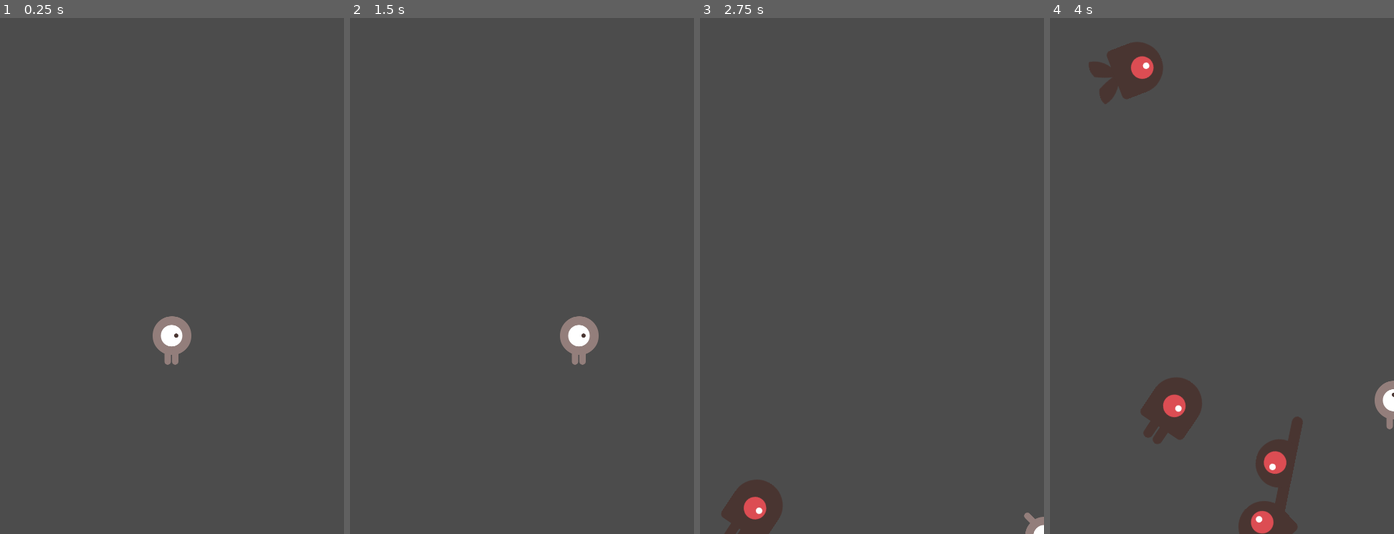
Above: before the commit, frames 1-4 (left to right).
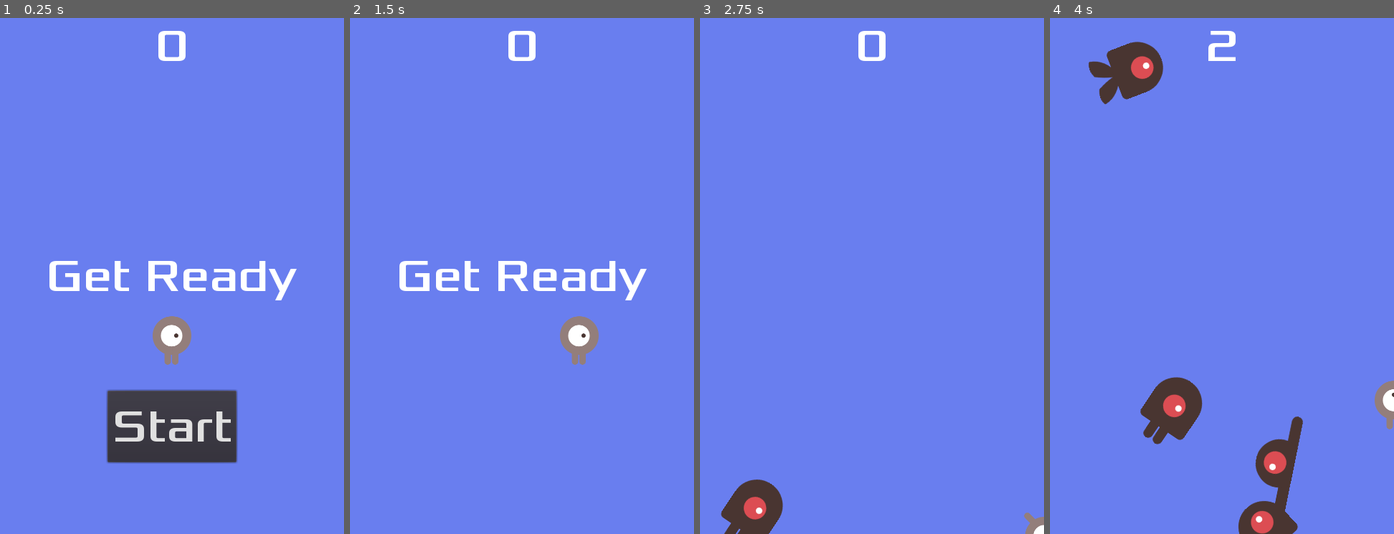
Above: after the commit, the same moments.

Repository: CharryWu/GodotTutorialGame2D
Game: Godot game, scene res://Main.tscn
Two runs of this game, one before a commit and one after it. Both use one fixed random seed, a clock stepped at 60 frames per second and the inputs below.
Inputs (mouse positions are in pixels of both pictures, inside the frame that each line leads up to):
- Up to frame 1 (0.25 s): no input
- Up to frame 2 (1.5 s): click (522, 425) at 0.5 s, where only the run after the commit has a clickable "Start"; tap Enter (start_game, bound only after the commit) at 1.25, 1.35 s; hold Right (move_right) from 1.28 s (still down)
- Up to frame 3 (2.75 s): release Right (move_right) at 2.03 s; hold Down (move_down) from 2.03 s (still down); tap Enter (start_game, bound only after the commit) at 2.1 s
- Up to frame 4 (4 s): release Down (move_down) at 2.78 s; hold Right (move_right) 2.78-3.53 s; tap Enter (start_game, bound only after the commit) at 2.85, 3.6 s; hold Up (move_up) from 3.53 s (still down)

The runs differ from the first frame. In frame 1, 95% of the frame differs, in the area x 0-100%, y 0-100%; in frame 2, 99%; in frame 3, 98%; in frame 4, 94%.

Commit message:
Add music + shortcut

Diff:
--- /dev/null
+++ b/HUD.gd
@@ -0,0 +1,31 @@
+extends CanvasLayer
+
+signal start_game
+
+func show_message(text):
+	$Message.text = text
+	$Message.show()
+	$MessageTimer.start()
+
+func show_game_over():
+	show_message("Game Over")
+	# Wait until the MessageTimer has counted down.
+	yield($MessageTimer, "timeout")
+
+	$Message.text = "Dodge the\nCreeps!"
+	$Message.show()
+	# Make a one-shot timer and wait for it to finish.
+	yield(get_tree().create_timer(1), "timeout")
+	$StartButton.show()
+
+func update_score(score):
+	$ScoreLabel.text = str(score)
+
+
+func _on_MessageTimer_timeout():
+	$Message.hide()
+
+
+func _on_StartButton_pressed():
+	$StartButton.hide()
+	emit_signal("start_game")
--- a/HUD.tscn
+++ b/HUD.tscn
@@ -1,3 +1,56 @@
-[gd_scene format=2]
+[gd_scene load_steps=6 format=2]
+
+[ext_resource path="res://fonts/Xolonium-Regular.ttf" type="DynamicFontData" id=1]
+[ext_resource path="res://HUD.gd" type="Script" id=2]
+
+[sub_resource type="DynamicFont" id=1]
+size = 64
+font_data = ExtResource( 1 )
+
+[sub_resource type="InputEventAction" id=2]
+action = "start_game"
+
+[sub_resource type="ShortCut" id=3]
+shortcut = SubResource( 2 )
 
 [node name="HUD" type="CanvasLayer"]
+script = ExtResource( 2 )
+
+[node name="ScoreLabel" type="Label" parent="."]
+anchor_right = 1.0
+margin_bottom = 78.0
+custom_fonts/font = SubResource( 1 )
+text = "0"
+align = 1
+
+[node name="Message" type="Label" parent="."]
+anchor_top = 0.5
+anchor_right = 1.0
+anchor_bottom = 0.5
+margin_top = -39.0
+margin_bottom = 39.0
+custom_fonts/font = SubResource( 1 )
+text = "Dodge the Creeps!"
+align = 1
+autowrap = true
+
+[node name="StartButton" type="Button" parent="."]
+anchor_left = 0.5
+anchor_top = 1.0
+anchor_right = 0.5
+anchor_bottom = 1.0
+margin_left = -90.0
+margin_top = -200.0
+margin_right = 90.0
+margin_bottom = -100.0
+custom_fonts/font = SubResource( 1 )
+shortcut = SubResource( 3 )
+text = "Start"
+
+[node name="MessageTimer" type="Timer" parent="."]
+wait_time = 2.0
+one_shot = true
+
+[connection signal="start_game" from="." to="." method="new_game"]
+[connection signal="pressed" from="StartButton" to="." method="_on_StartButton_pressed"]
+[connection signal="timeout" from="MessageTimer" to="." method="_on_MessageTimer_timeout"]
--- a/Main.gd
+++ b/Main.gd
@@ -10,14 +10,22 @@
 func game_over():
 	$ScoreTimer.stop()
 	$MobTimer.stop()
+	$HUD.show_game_over()
+	$Music.stop()
+	$DeathSound.play()
 
 func new_game():
+	get_tree().call_group("mobs", "queue_free")
 	score = 0
 	$Player.start($StartPosition.position)
 	$StartTimer.start()
+	$HUD.update_score(score)
+	$HUD.show_message("Get Ready")
+	$Music.play()
 
 func _on_ScoreTimer_timeout():
 	score += 1
+	$HUD.update_score(score)
 
 func _on_StartTimer_timeout():
 	$MobTimer.start()
--- a/Main.tscn
+++ b/Main.tscn
@@ -1,8 +1,11 @@
-[gd_scene load_steps=5 format=2]
+[gd_scene load_steps=8 format=2]
 
 [ext_resource path="res://Main.gd" type="Script" id=1]
 [ext_resource path="res://Player.tscn" type="PackedScene" id=2]
 [ext_resource path="res://Mob.tscn" type="PackedScene" id=3]
+[ext_resource path="res://HUD.tscn" type="PackedScene" id=4]
+[ext_resource path="res://art/House In a Forest Loop.ogg" type="AudioStream" id=5]
+[ext_resource path="res://art/gameover.wav" type="AudioStream" id=6]
 
 [sub_resource type="Curve2D" id=1]
 _data = {
@@ -12,6 +15,11 @@
 [node name="Main" type="Node"]
 script = ExtResource( 1 )
 mob_scene = ExtResource( 3 )
+
+[node name="ColorRect" type="ColorRect" parent="."]
+anchor_right = 1.0
+anchor_bottom = 1.0
+color = Color( 0.415686, 0.498039, 0.941176, 1 )
 
 [node name="Player" parent="." instance=ExtResource( 2 )]
 
@@ -32,6 +40,14 @@
 
 [node name="MobSpawnLocation" type="PathFollow2D" parent="MobPath"]
 
+[node name="HUD" parent="." instance=ExtResource( 4 )]
+
+[node name="Music" type="AudioStreamPlayer" parent="."]
+stream = ExtResource( 5 )
+
+[node name="DeathSound" type="AudioStreamPlayer" parent="."]
+stream = ExtResource( 6 )
+
 [connection signal="hit" from="Player" to="." method="game_over"]
 [connection signal="timeout" from="MobTimer" to="." method="_on_MobTimer_timeout"]
 [connection signal="timeout" from="ScoreTimer" to="." method="_on_ScoreTimer_timeout"]
--- a/Mob.tscn
+++ b/Mob.tscn
@@ -26,8 +26,7 @@
 "speed": 3.0
 } ]
 
-[node name="RigidBody2D" type="RigidBody2D"]
-collision_mask = 0
+[node name="RigidBody2D" type="RigidBody2D" groups=["mobs"]]
 gravity_scale = 0.0
 script = ExtResource( 7 )
 
--- a/Player.gd
+++ b/Player.gd
@@ -10,6 +10,7 @@
 func _ready():
 	screen_size = get_viewport_rect().size
 	hide()
+	print('player _ready')
 
 
 # Called every frame. 'delta' is the elapsed time since the previous frame.
@@ -46,6 +47,7 @@
 
 func _on_Player_body_entered(body):
 	hide() # Player disappears after being hit.
+	print('_on_Player_body_entered')
 	emit_signal("hit")
 	# Must be deferred as we can't change physics properties on a physics callback.
 	$CollisionShape2D.set_deferred("disabled", true)
--- a/Player.tscn
+++ b/Player.tscn
@@ -20,10 +20,11 @@
 } ]
 
 [sub_resource type="CapsuleShape2D" id=2]
-radius = 27.0
+radius = 34.0
+height = 0.0
 
 [node name="Player" type="Area2D"]
-position = Vector2( 3, 2 )
+position = Vector2( 18, 11 )
 script = ExtResource( 5 )
 __meta__ = {
 "_edit_group_": true
--- a/project.godot
+++ b/project.godot
@@ -47,6 +47,11 @@
 "events": [ Object(InputEventKey,"resource_local_to_scene":false,"resource_name":"","device":0,"alt":false,"shift":false,"control":false,"meta":false,"command":false,"pressed":false,"scancode":16777234,"physical_scancode":0,"unicode":0,"echo":false,"script":null)
  ]
 }
+start_game={
+"deadzone": 0.5,
+"events": [ Object(InputEventKey,"resource_local_to_scene":false,"resource_name":"","device":0,"alt":false,"shift":false,"control":false,"meta":false,"command":false,"pressed":false,"scancode":16777221,"physical_scancode":0,"unicode":0,"echo":false,"script":null)
+ ]
+}
 
 [physics]
 
